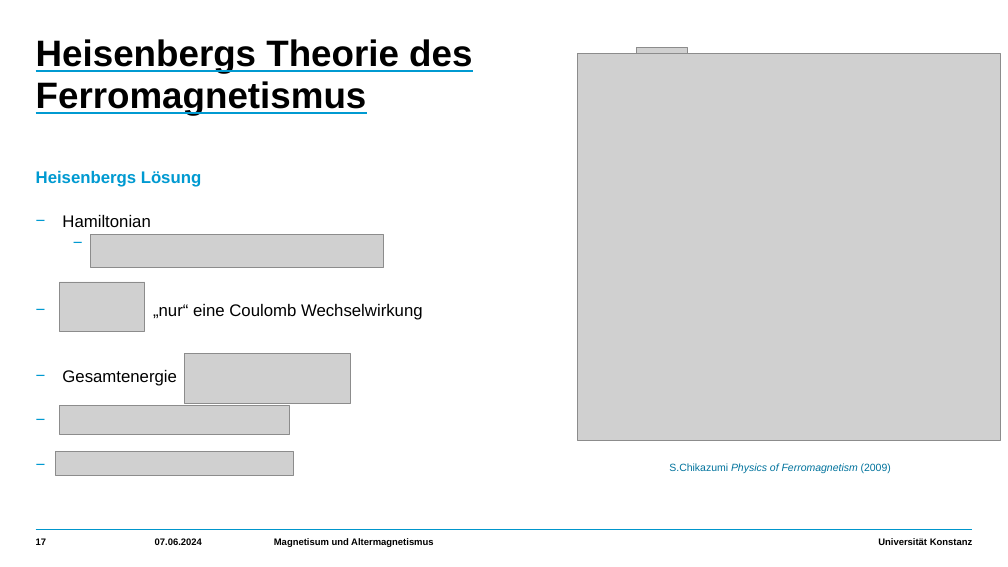
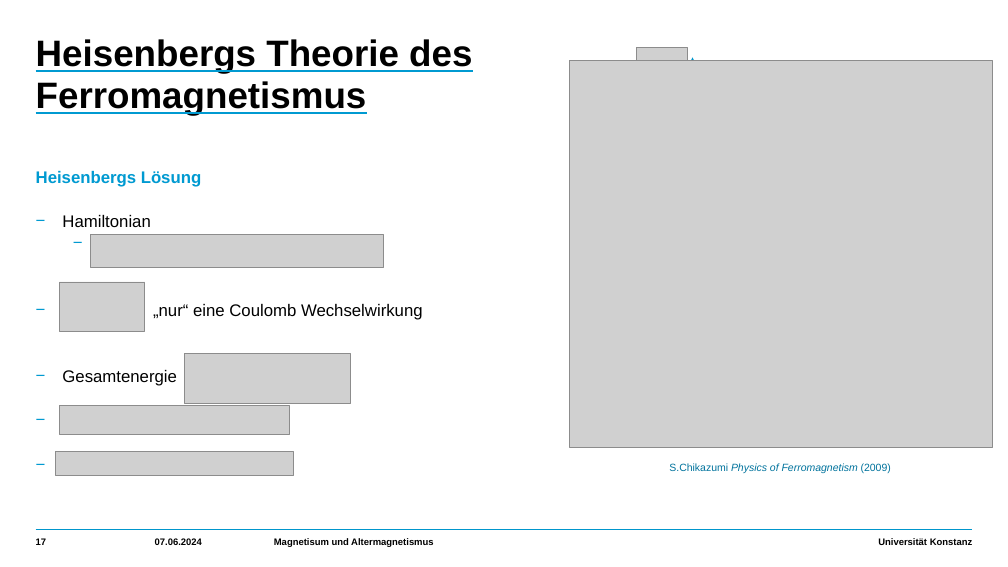
Before and after one commit to HolykingJulex/EstimateSeminar, a slide deck: slide 17 of Vortrag.pptx. Drawn at 1008x567 pixels with LibreOffice and Linux fonts; fonts in the diff are those of the drawing; grey boxes stand for pictures; background and template pictures are left out. Boxes give left, top, right and bottom in pixels: in the first picture for what was removed or moved away, otherwise in the second. Text is boxed around its words. In the diff, an @@ line names an element or a change of style, - is before the commit and + after.

```diff
--- a/Vortrag.pptx
+++ b/Vortrag.pptx
@@ arrow added from (693, 101) to (693, 57), #0097CC 3.25 pt @@
@@ picture: place and size @@
-picture at [578,54,1001,441]
+picture at [569,60,993,447]
```
Also in this commit, not shown: 3 other slides changed, 3 other files.
